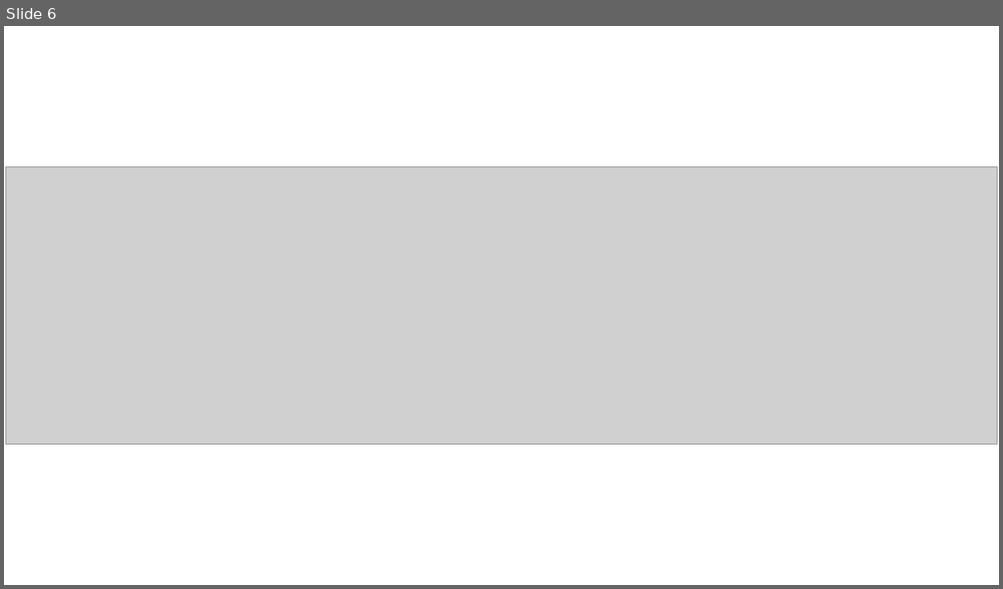
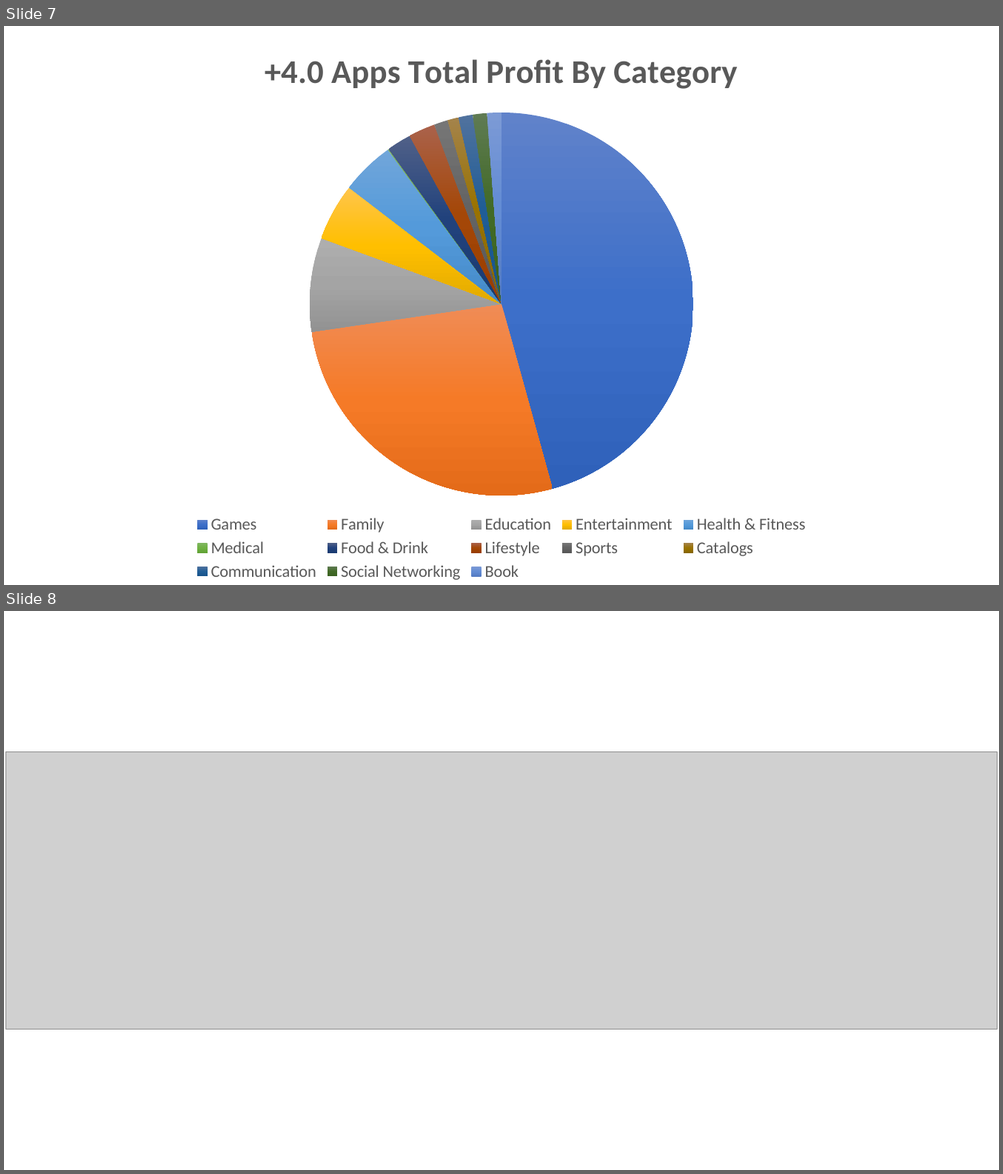
Before and after one commit to ausifer/app-trader-hangry-hagryphi, a slide deck: app_trader_hangry_hagryphi.pptx. Shown one above the other, each under a label of ours: slide 6 before the commit, slides 7 and 8 after it. The pictures are 1003x589 and 1003x1174 pixels, drawn with LibreOffice and Linux fonts; fonts in the diff are those of the drawing; grey boxes stand for pictures; background and template pictures are left out. Boxes give left, top, right and bottom in pixels: in the first picture for what was removed or moved away, otherwise in the second. Text is boxed around its words. In the diff, an @@ line names an element or a change of style, - is before the commit and + after.

```diff
--- a/app_trader_hangry_hagryphi.pptx
+++ b/app_trader_hangry_hagryphi.pptx
@@ slide 7 added at bbox=[4, 26, 999, 585], background picture (left out) @@
@@ pie chart added at bbox=[124, 26, 879, 585] @@
+title "+4.0 Apps Total Profit By Category "
+categories: Games, Family, Education, Entertainment, Health & Fitness, Medical, Food & Drink, Lifestyle, Sports, Catalogs, Communication, Social Networking, Book
+Series 1: 46, 27, 8, 5, 5, 0, 2, 2, 1, 1, 1, 1, 1
@@ what was slide 6 is now slide 8 @@
```
Also in this commit, not shown: 5 slides changed, 1 other slide added, 2 other files.
